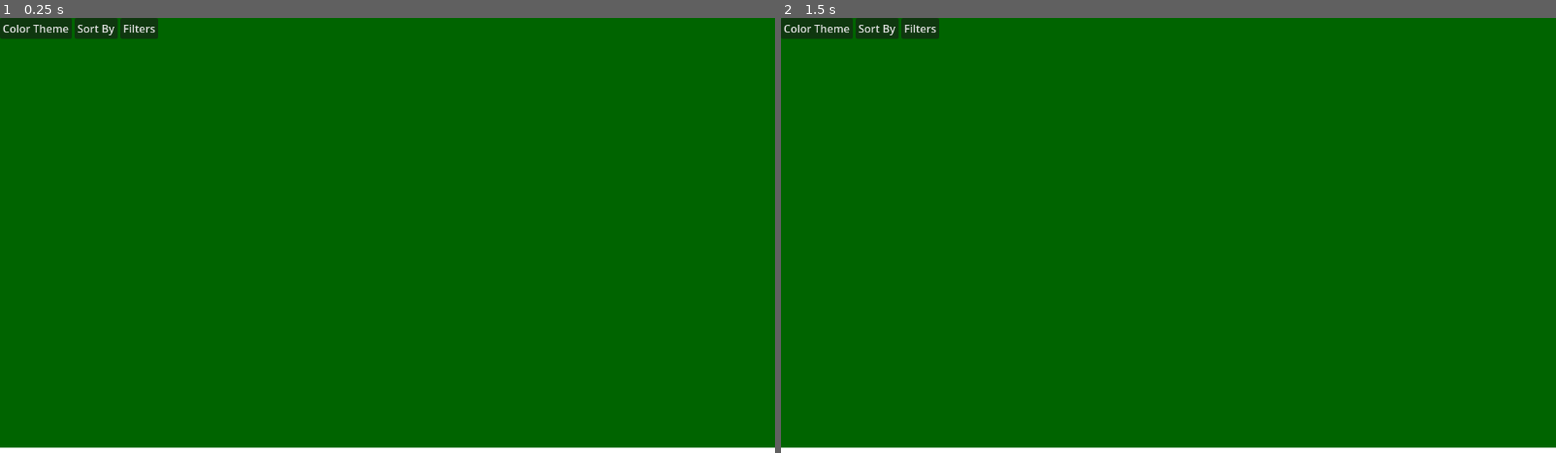
Above: before the commit, frames 1-2 (left to right).
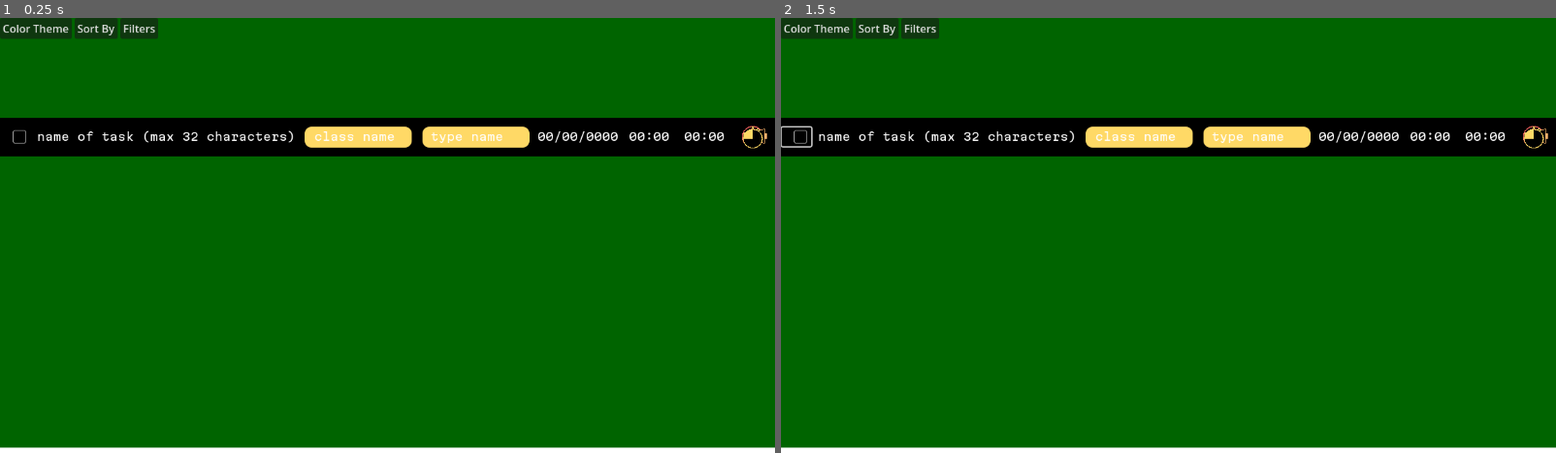
Above: after the commit, the same moments.

Repository: a-nush-s/hackru25
Game: Godot game, scene res://control.tscn
Same seed, same stepped clock (60 frames per second), same inputs: the game is played once before the commit and once after it.
Inputs (mouse positions are in pixels of both pictures, inside the frame that each line leads up to):
- Up to frame 1 (0.25 s): no input
- Up to frame 2 (1.5 s): click (796, 135) at 0.52 s; click (796, 135) at 1.27 s

The runs differ from the first frame. In frame 1, 8.9% of the frame differs, in the area x 0-100%, y 22-32%; in frame 2, 8.9%.

Commit message:
Dark mode updates from menu bar to background

Diff:
--- a/background_rect.gd
+++ b/background_rect.gd
@@ -9,3 +9,10 @@
 # Called every frame. 'delta' is the elapsed time since the previous frame.
 func _process(delta):
 	pass
+
+
+func _on_color_theme_index_pressed(index):
+	if index == 0:
+		self.color = Color(0,0,0,1)
+	elif index == 1:
+		self.color = Color(1,1,1,1)
--- a/color_theme.gd
+++ b/color_theme.gd
@@ -6,7 +6,7 @@
 	add_radio_check_item("Dark Mode", 0)
 	add_radio_check_item("Light Mode", 1)
 	index_pressed.connect(_index_pressed)
-
+	"res://class.gd"
 
 
 
@@ -14,19 +14,15 @@
 	# need to uncheck all other categories (Type filter, Due date filter)
 	if index == 0:
 		print("Dark Mode was pressed")
-		if (is_item_checked(0)):
-			set_item_checked(0, false)
-		else:
-			set_item_checked(0, true)
-			set_item_checked(1, false)
+		set_item_checked(0, true)
+		set_item_checked(1, false)
 
 	if index == 1:
 		print("Light Mode was pressed")
-		if (is_item_checked(1)):
-			set_item_checked(1, false)
-		else:
-			set_item_checked(1, true)
-			set_item_checked(0, false)
+		set_item_checked(1, true)
+		set_item_checked(0, false)
+
+
 # Called every frame. 'delta' is the elapsed time since the previous frame.
 func _process(delta):
 	pass
--- a/control.tscn
+++ b/control.tscn
@@ -7,6 +7,7 @@
 [ext_resource type="Script" path="res://class_filter.gd" id="5_n1qhr"]
 [ext_resource type="Script" path="res://type_filter.gd" id="6_xht86"]
 [ext_resource type="Script" path="res://due_date_filter.gd" id="7_adpv2"]
+[ext_resource type="PackedScene" uid="uid://d00nt0kyo4hii" path="res://darkmodetask.tscn" id="8_4es3r"]
 
 [node name="Control" type="Control"]
 layout_mode = 3
@@ -24,7 +25,7 @@
 
 [node name="MenuBar" type="MenuBar" parent="Background Rect"]
 layout_mode = 0
-offset_right = 40.0
+offset_right = 368.0
 offset_bottom = 40.0
 
 [node name="Color Theme" type="PopupMenu" parent="Background Rect/MenuBar"]
@@ -48,3 +49,11 @@
 [node name="DueDateFilter" type="PopupMenu" parent="Background Rect/MenuBar/Filters"]
 auto_translate_mode = 1
 script = ExtResource("7_adpv2")
+
+[node name="task_darkmode" parent="." instance=ExtResource("8_4es3r")]
+layout_mode = 1
+offset_top = 160.0
+offset_right = 0.0
+offset_bottom = -440.0
+
+[connection signal="index_pressed" from="Background Rect/MenuBar/Color Theme" to="Background Rect" method="_on_color_theme_index_pressed"]
--- a/darkmodetask.tscn
+++ b/darkmodetask.tscn
@@ -30,6 +30,7 @@
 theme = SubResource("Theme_sa6dv")
 
 [node name="ColorRect" type="ColorRect" parent="."]
+layout_mode = 0
 offset_left = 3.0
 offset_top = -11.0
 offset_right = 1156.0
@@ -37,6 +38,7 @@
 color = Color(0, 0, 0, 1)
 
 [node name="Panel" type="Panel" parent="."]
+layout_mode = 0
 offset_left = 457.0
 offset_top = 2.0
 offset_right = 616.0
@@ -44,6 +46,7 @@
 theme_override_styles/panel = SubResource("StyleBoxFlat_sgi7y")
 
 [node name="Panel2" type="Panel" parent="."]
+layout_mode = 0
 offset_left = 632.0
 offset_top = 2.0
 offset_right = 791.0
@@ -51,6 +54,7 @@
 theme_override_styles/panel = SubResource("StyleBoxFlat_sgi7y")
 
 [node name="Label" type="Label" parent="."]
+layout_mode = 0
 offset_left = 59.0
 offset_top = 7.0
 offset_right = 443.0
@@ -60,6 +64,7 @@
 text = "name of task (max 32 characters)"
 
 [node name="Label2" type="Label" parent="."]
+layout_mode = 0
 offset_left = 471.0
 offset_top = 7.0
 offset_right = 598.0
@@ -69,6 +74,7 @@
 text = "class name"
 
 [node name="Label3" type="Label" parent="."]
+layout_mode = 0
 offset_left = 644.0
 offset_top = 7.0
 offset_right = 771.0
@@ -78,6 +84,7 @@
 text = "type name"
 
 [node name="Label4" type="Label" parent="."]
+layout_mode = 0
 offset_left = 803.0
 offset_top = 7.0
 offset_right = 930.0
@@ -87,6 +94,7 @@
 text = "00/00/0000"
 
 [node name="Label5" type="Label" parent="."]
+layout_mode = 0
 offset_left = 939.0
 offset_top = 7.0
 offset_right = 1066.0
@@ -97,6 +105,7 @@
 "
 
 [node name="Label6" type="Label" parent="."]
+layout_mode = 0
 offset_left = 1021.0
 offset_top = 7.0
 offset_right = 1148.0
Not shown: 1 places in control.tscn that only renumber resources
Not shown: 1 places in darkmodetask.tscn that only renumber resources
